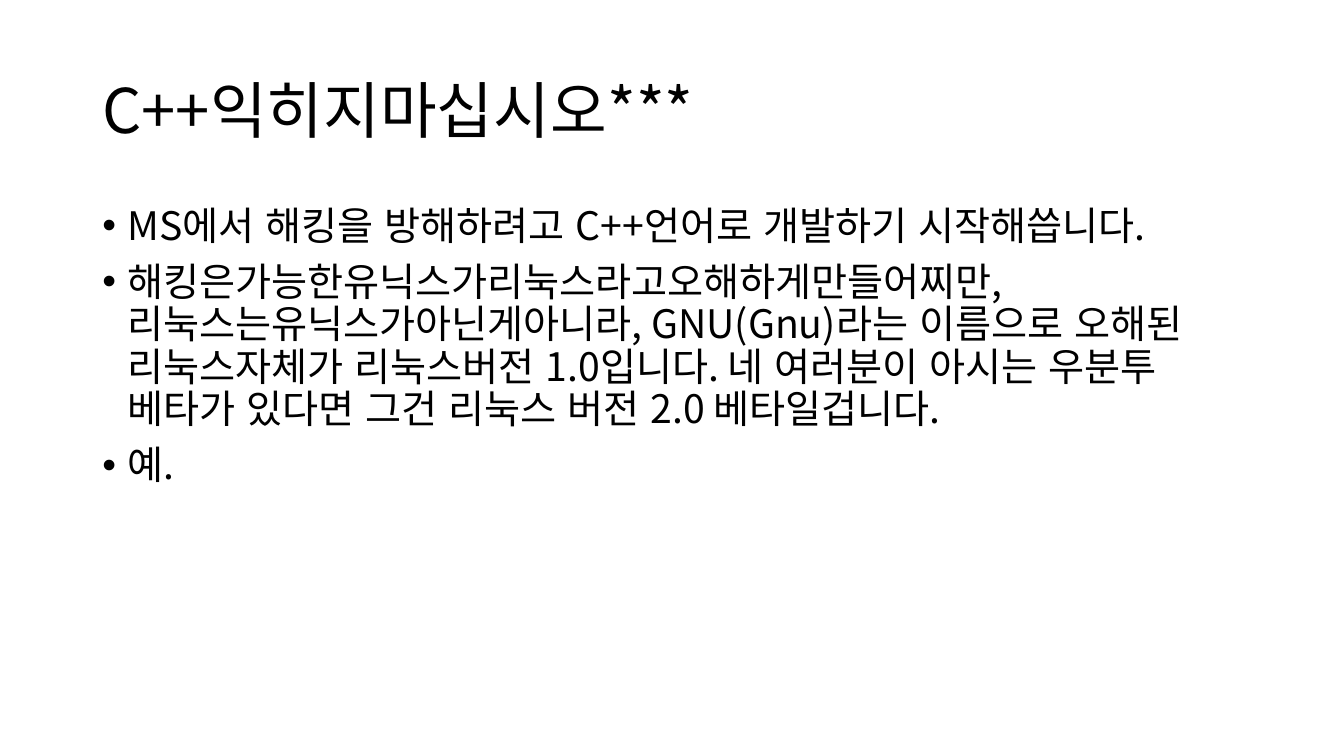
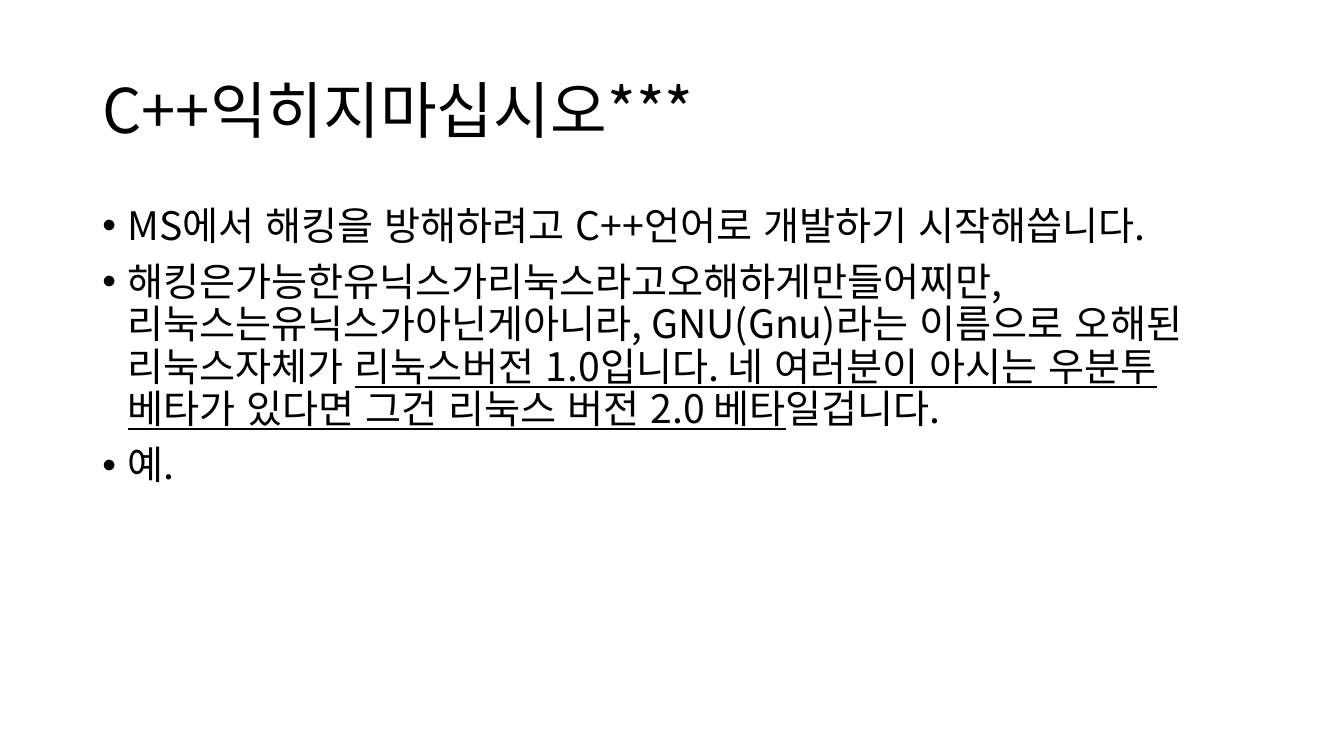
Before and after one commit to tkopppop/CveSs, a slide deck: slide 4 of 바이너리디핑론과부가적해킹기법들소개.pptx. Drawn at 1344x756 pixels with LibreOffice and Linux fonts; fonts in the diff are those of the drawing. Boxes give left, top, right and bottom in pixels: in the first picture for what was removed or moved away, otherwise in the second. Text is boxed around its words. In the diff, an @@ line names an element or a change of style, - is before the commit and + after.

```diff
--- a/바이너리디핑론과부가적해킹기법들소개.pptx
+++ b/바이너리디핑론과부가적해킹기법들소개.pptx
@@ text at [128, 263, 1182, 430]: underline on in "리눅스버전 1.0입니다. 네 여러분이 아시는 우분투 베타가 ..." @@
```
Also in this commit, not shown: 7 other slides changed, 1 slide added.
